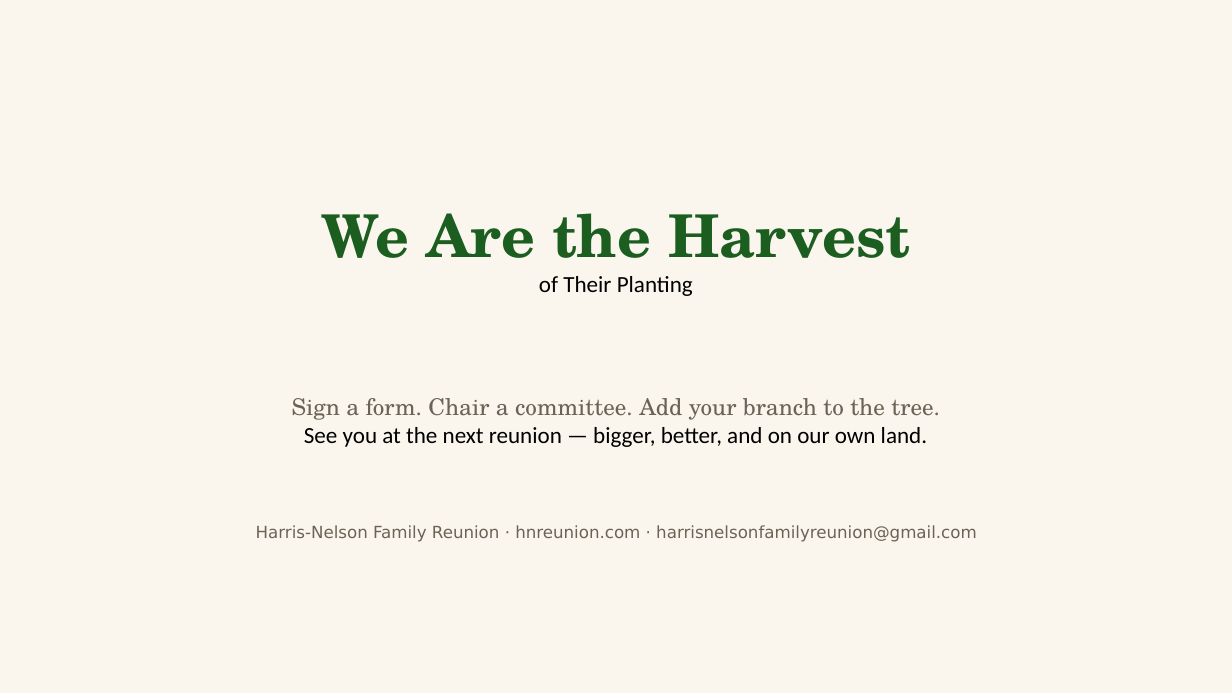
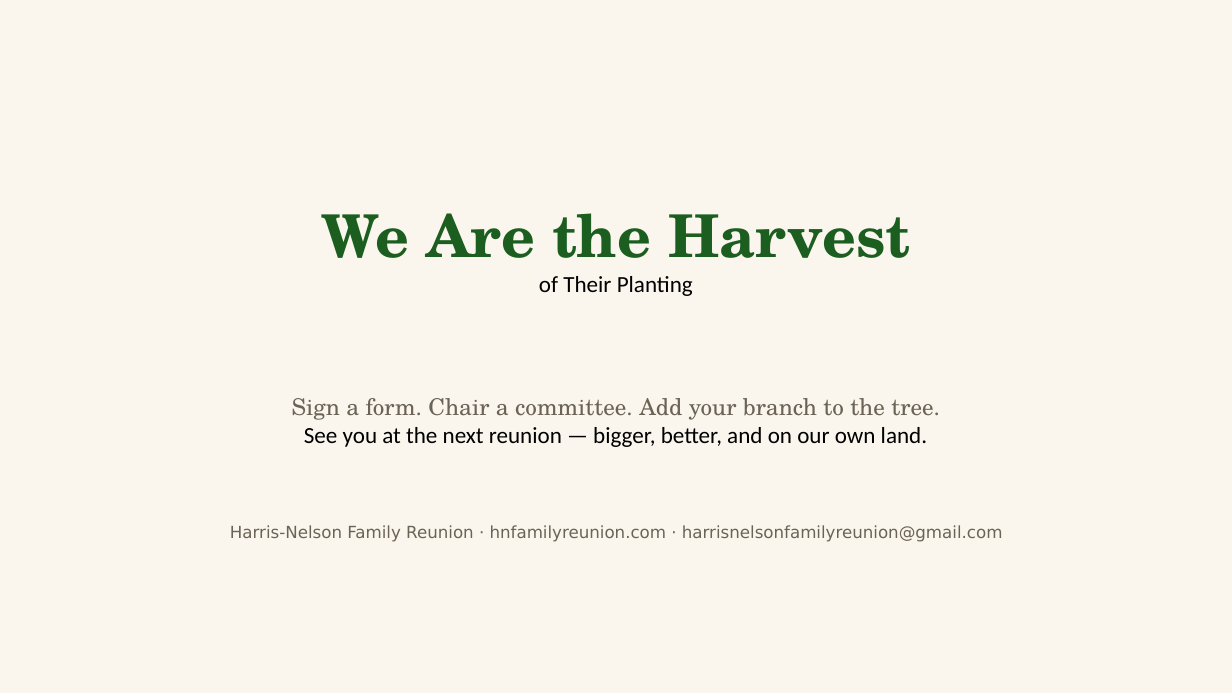
Before and after one commit to MEG-agt25/Family-Reunion, a slide deck: slide 31 of presentation/Harris-Nelson-Reunion-2026.pptx. Drawn at 1232x693 pixels with LibreOffice and Linux fonts; fonts in the diff are those of the drawing. Boxes give left, top, right and bottom in pixels: in the first picture for what was removed or moved away, otherwise in the second. Text is boxed around its words. In the diff, an @@ line names an element or a change of style, - is before the commit and + after.

```diff
--- a/presentation/Harris-Nelson-Reunion-2026.pptx
+++ b/presentation/Harris-Nelson-Reunion-2026.pptx
@@ text at <box>230,525,1003,542</box>: text changed @@
-Harris-Nelson Family Reunion · hnreunion.com · harrisnelsonfamilyreunion@gmail.com
+Harris-Nelson Family Reunion · hnfamilyreunion.com · harrisnelsonfamilyreunion@gmail.com
```
Also in this commit, not shown: 9 other slides changed, 14 other files.
